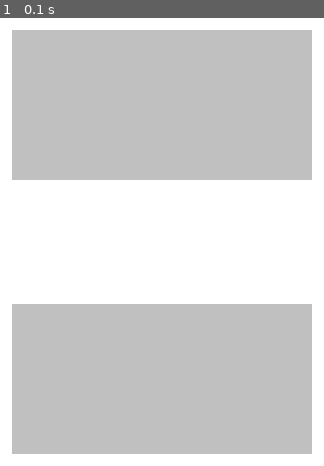
Above: before the commit, frame 1.
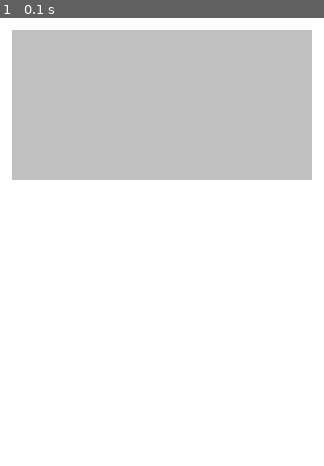
Above: after the commit, the same moment.

Repository: tildesarecool/ReallyHadtoPython
Game: pygame game, started from pygame-templates/Button-template.py
Same seed, same stepped clock (60 frames per second), same inputs: the game is played once before the commit and once after it.
Inputs:
- Up to frame 1 (0.1 s): no input

The runs differ from the first frame. In frame 1, 31% of the frame differs, in the area x 3-97%, y 63-98%.

Commit message:
minor adjustment

Diff:
--- a/pygame-templates/Button-template.py
+++ b/pygame-templates/Button-template.py
@@ -119,7 +119,7 @@
 
 
 
-ButtonGroup = Group()
+#ButtonGroup = Group()
 
 
 #getScreenRect = getSurfaceRect()
@@ -130,10 +130,10 @@
 buttonFont = pyg.font.Font(None, 36)
 
 okButton = Button(SCREEN_WIDTH // 2 - 75, SCREEN_HEIGHT // 2 - 37, 150, 75, pyg.Color('#c0c0c0'), "OK", buttonFont, dsp)
-ButtonGroup.add(okButton)
+#ButtonGroup.add(okButton)
 
 quitButton = Button(SCREEN_WIDTH // 2 - 75, SCREEN_HEIGHT // 2 + 100, 150, 75, pyg.Color('#c0c0c0'), "Quit", buttonFont, dsp)
-ButtonGroup.add(quitButton)
+#ButtonGroup.add(quitButton)
 
 
 #GenButton = Button()
@@ -176,16 +176,18 @@
                 pyg.quit()
                 return
             elif event.type == pyg.MOUSEMOTION:
-                for button in ButtonGroup:
-                    button.on_mouse_over(dsp)  # Pass dsp to on_mouse_over()
+                #for button in ButtonGroup:
+                    okButton.on_mouse_over(dsp)  # Pass dsp to on_mouse_over()
             elif event.type == pyg.MOUSEBUTTONDOWN:
                 if event.button == 1:  # Left mouse button
-                    for button in ButtonGroup:
-                        if button.rect.collidepoint(event.pos):
-                            button.on_click()
+                    #for button in ButtonGroup:
+                    #    if button.rect.collidepoint(event.pos):
+                    #        button.on_click()
+                    pass
 
         dsp.fill((255, 255, 255))
-        ButtonGroup.draw(dsp)
+        #ButtonGroup.draw(dsp)
+        okButton.draw(dsp)
         pyg.display.update()
         clock.tick(FPS)
 
